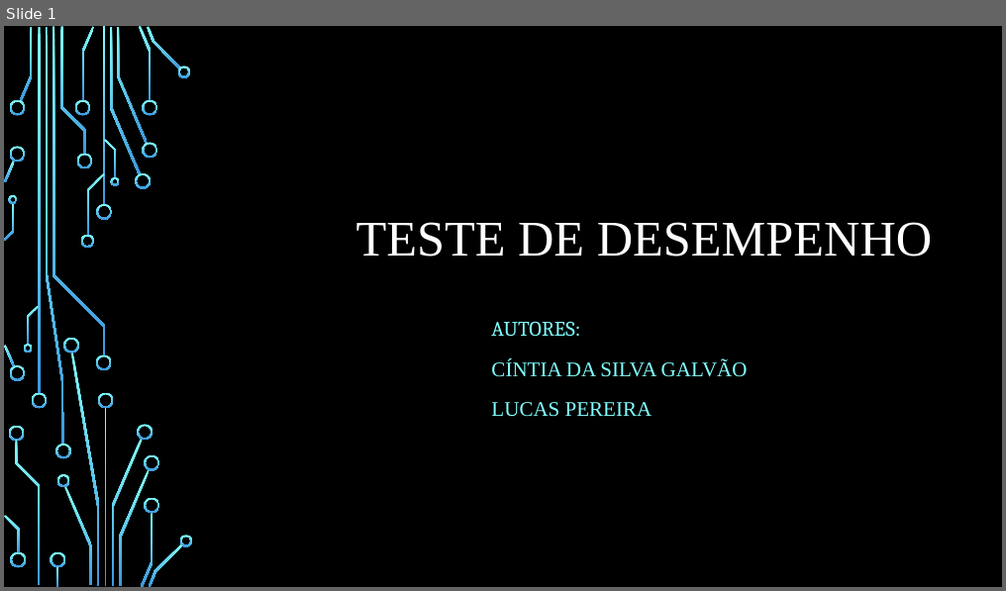
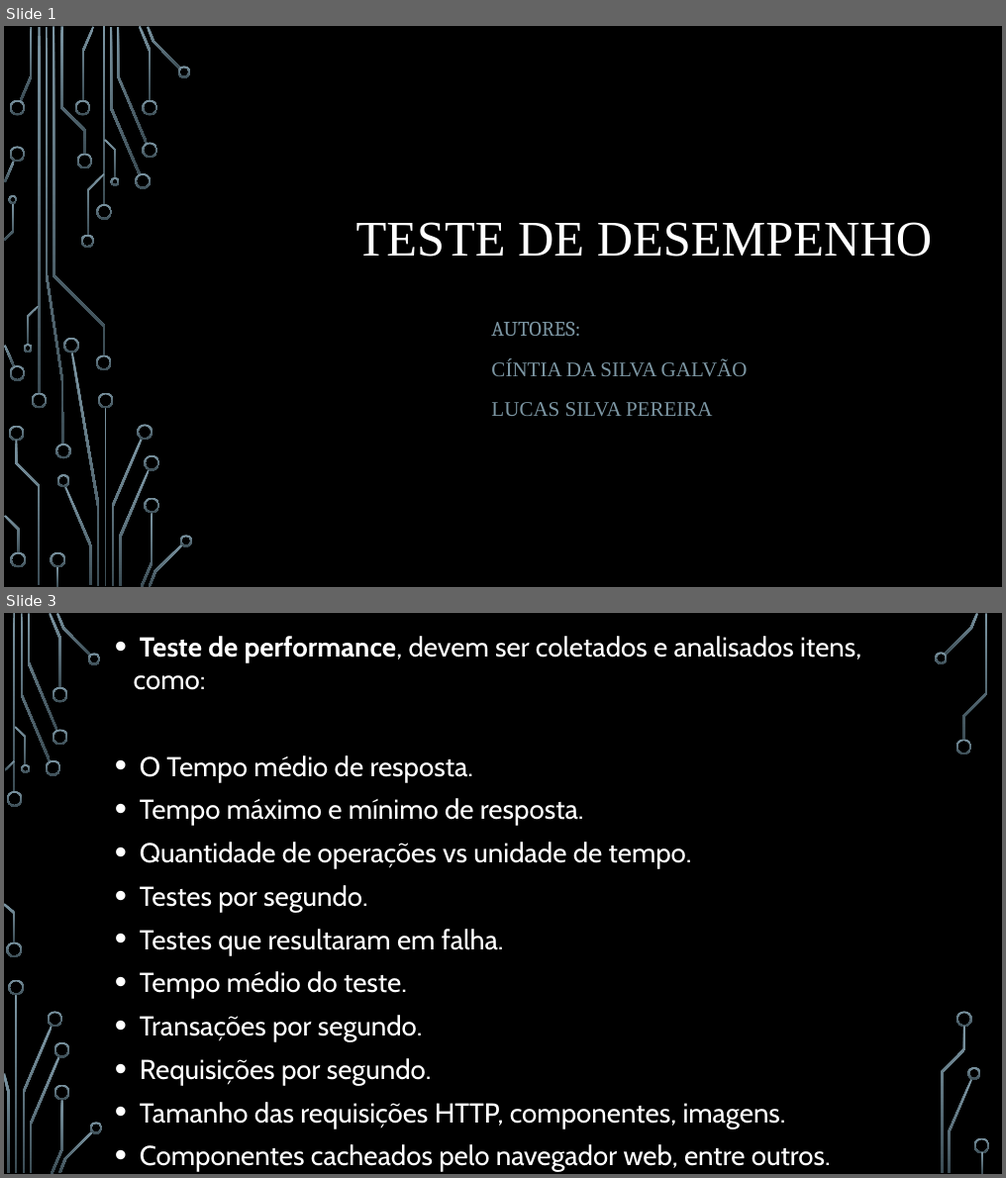
Before and after one commit to cintiags14/Meu-reposit-rio, a slide deck: FTT/Teste de desempenho.pptx. Shown one above the other, each under a label of ours: slide 1 before the commit, slides 1 and 3 after it; the slides between them are not shown. The pictures are 1006x591 and 1006x1178 pixels, drawn with LibreOffice and Linux fonts; fonts in the diff are those of the drawing; background and template pictures are left out. Boxes give left, top, right and bottom in pixels: in the first picture for what was removed or moved away, otherwise in the second. Text is boxed around its words. In the diff, an @@ line names an element or a change of style, - is before the commit and + after.

Commit message:
Teste de desempenho

```diff
--- a/FTT/Teste de desempenho.pptx
+++ b/FTT/Teste de desempenho.pptx
@@ slide 3 added at <box>4,613,1002,1174</box>, background picture (left out) @@
@@ text added at <box>134,636,861,1172</box>, 26.4 pt, text #FFFFFF @@
+• Teste de performance, devem ser coletados e analisados itens, como:
+• O Tempo médio de resposta.
+• Tempo máximo e mínimo de resposta.
+• Quantidade de operações vs unidade de tempo.
+• Testes por segundo.
+• Testes que resultaram em falha.
+• Tempo médio do teste.
+• Transações por segundo.
+• Requisições por segundo.
+• Tamanho das requisições HTTP, componentes, imagens.
+• Componentes cacheados pelo navegador web, entre outros.
@@ group added at <box>4,613,990,1174</box>: 33 freeform shapes, 3 rectangles @@
@@ slide 1 changed as well @@
@@ fill gradient #82FFFF to #3D97DE to gradient #7C96A3 to #3B4C54 in 54 elements at <box>96,204,112,220</box>, <box>96,356,112,372</box>, <box>38,27,40,393</box>, <box>31,393,47,408</box>, <box>20,27,33,101</box>, <box>110,28,141,174</box>, <box>135,174,151,189</box>, <box>117,27,148,144</box>, <box>139,26,152,101</box>, <box>142,142,157,158</box>, <box>142,100,157,116</box>, <box>147,27,181,70</box>, <box>177,66,191,77</box>, <box>82,27,94,101</box>, <box>75,100,91,116</box>, <box>76,154,92,169</box>, <box>64,486,92,586</box>, <box>57,474,70,487</box>, <box>9,100,25,116</box>, <box>4,345,15,367</box>, <box>9,366,25,381</box>, <box>4,161,15,183</box>, <box>9,147,25,163</box>, <box>60,27,86,154</box>, <box>9,426,24,442</box>, <box>15,440,40,585</box>, <box>50,553,65,568</box>, <box>56,568,58,587</box>, <box>10,553,26,568</box>, <box>4,516,20,554</box>, <box>87,174,104,236</box>, <box>81,235,94,249</box>, <box>53,27,105,356</box>, <box>104,139,116,178</box>, <box>110,177,119,186</box>, <box>27,306,40,345</box>, <box>24,344,33,353</box>, <box>5,203,14,240</box>, <box>9,195,18,204</box>, <box>104,408,107,586</box>, <box>112,439,143,586</box>, <box>98,393,114,408</box>, <box>71,353,100,586</box>, <box>63,338,79,353</box>, <box>138,424,152,440</box>, <box>119,470,150,586</box>, <box>141,513,152,587</box>, <box>144,456,159,472</box>, <box>144,497,159,513</box>, <box>149,544,183,587</box>, <box>180,535,193,547</box>, <box>46,27,64,445</box>, <box>55,444,70,459</box>, <box>103,27,105,205</box> @@
@@ subtitle at <box>491,322,747,376</box>: text colour #82FFFF to #7C96A3 in "AUTORES:", "CÍNTIA DA SILVA GALVÃO" @@
@@ subtitle at <box>491,402,713,416</box>: text changed; text colour #82FFFF to #7C96A3 @@
-LUCAS PEREIRA
+LUCAS SILVA PEREIRA
```
Also in this commit, not shown: 5 other slides added, 1 slide removed, 2 other files.
